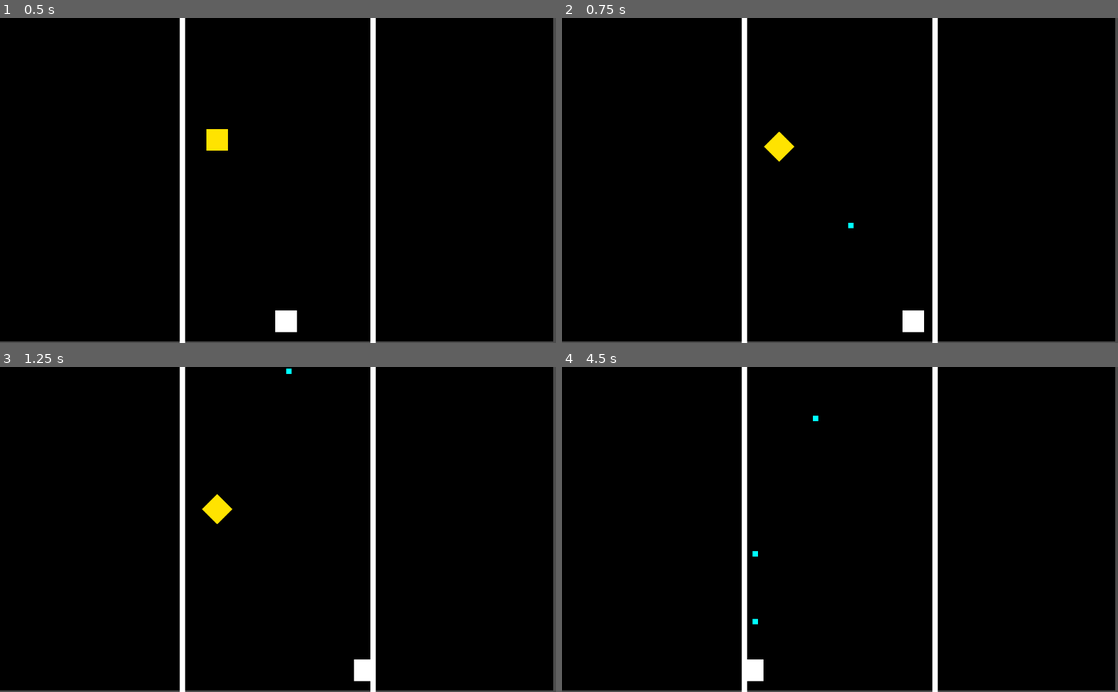
Above: before the commit, frames 1-4 (two rows, left to right).
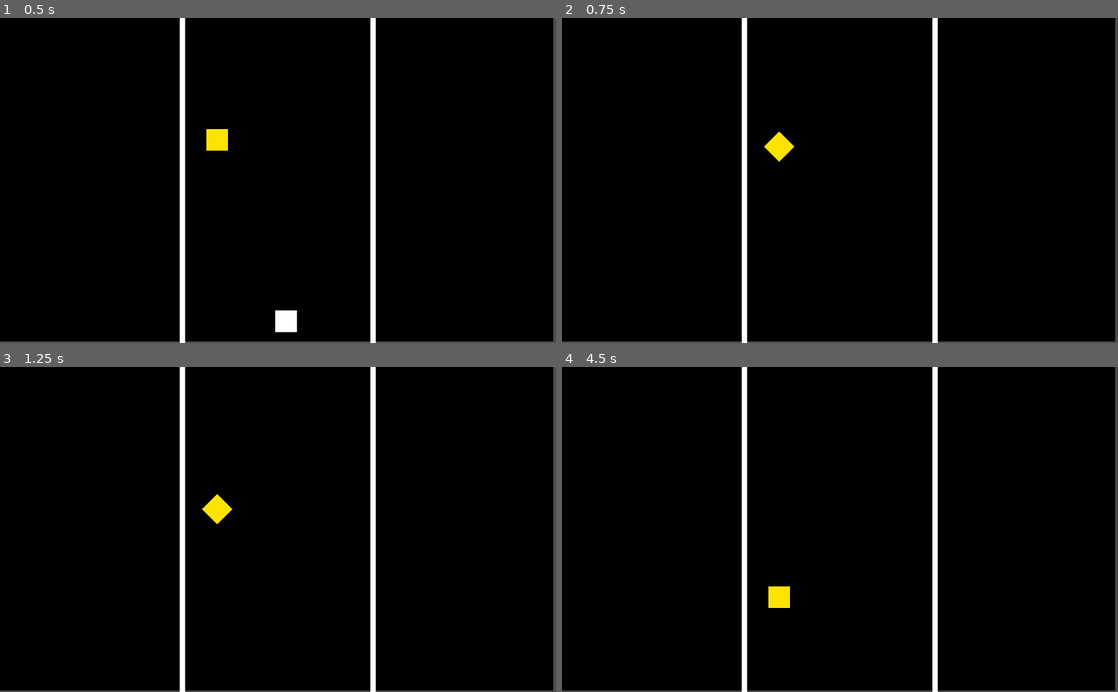
Above: after the commit, the same moments.

Repository: johnnybigoode-zz/not-gradius
Game: Godot game, scene res://MainRoot.tscn
Same seed, same stepped clock (60 frames per second), same inputs: the game is played once before the commit and once after it.
Inputs:
- Up to frame 1 (0.5 s): no input
- Up to frame 2 (0.75 s): tap Enter (ui_accept) at 0.5 s; hold Right (ui_right) from 0.53 s (still down); hold Enter (ui_accept) from 0.53 s (still down)
- Up to frame 3 (1.25 s): keep holding Right (ui_right); keep holding Enter (ui_accept)
- Up to frame 4 (4.5 s): release Right (ui_right) at 1.28 s; release Enter (ui_accept) at 1.28 s; hold Left (ui_left) 1.28-2.03 s; tap Enter (ui_accept) at 1.35, 1.52, 1.82, 2.85, 3.02, 3.32, 4.35 s; hold Enter (ui_accept) 2.03-2.78 s; hold Right (ui_right) 2.03-3.53 s; hold Enter (ui_accept) 3.53-4.28 s; hold Left (ui_left) from 3.53 s (still down)

Frame 1 is identical in both runs. In frame 2, 0.3% of the frame differs, in the area x 51-66%, y 63-97%; in frame 3, 0.2%; in frame 4, 0.5%, in the area x 33-47%, y 14-97%.

Commit message:
Allow player to die

Diff:
--- a/Shooter.gd
+++ b/Shooter.gd
@@ -26,11 +26,12 @@
 			var b = Bullet.instance()
 			b.position = Vector2(get_position()) + Vector2(shipWidth/2,0)
 			get_parent().add_child(b)
+			b.set_color(bullet_color)
 
 	hasShot -= 1
 
 
 func _on_Area2D_area_entered(area):
-	if(area.is_in_group("Enemy")):
+	if(area.is_in_group("Enemy") || area.is_in_group("Bullet")):
 		area.get_parent().queue_free()
 		self.queue_free()
